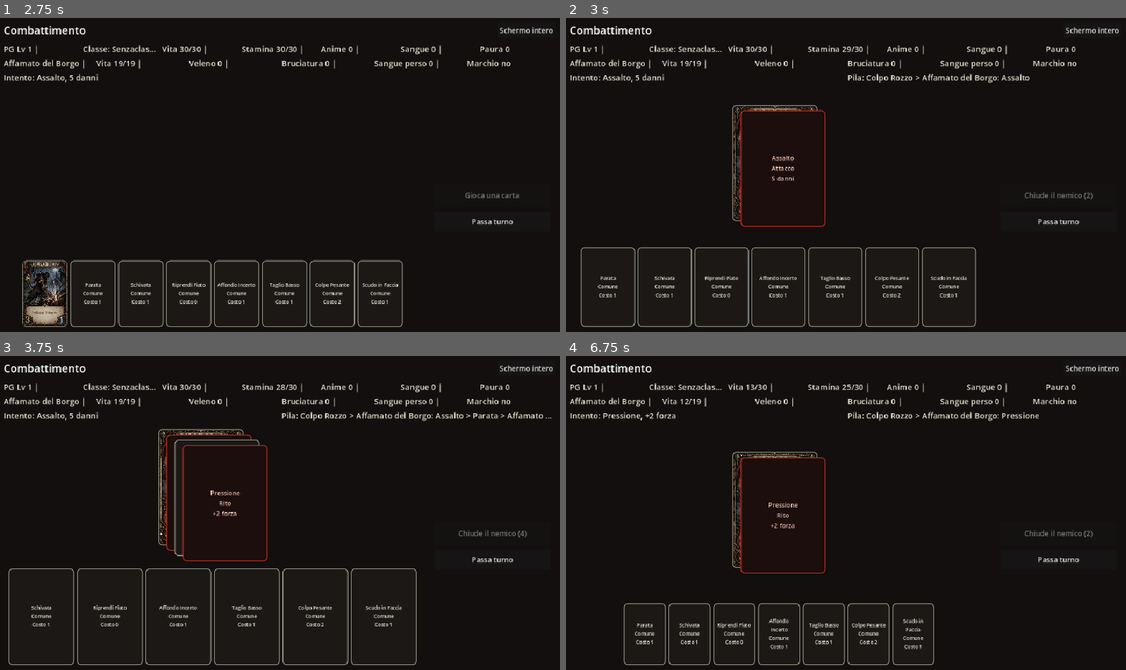
Above: before the commit, frames 1-4 (two rows, left to right).
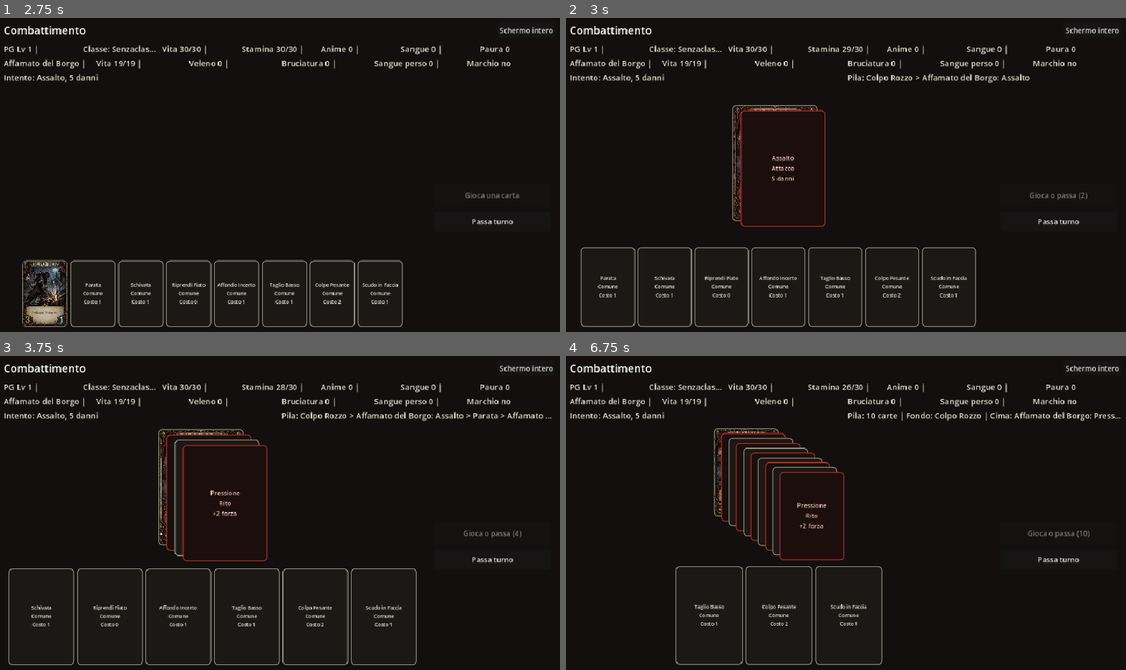
Above: after the commit, the same moments.

Repository: Chivas1504/Gioco
Game: Godot game, scene res://scenes/main.tscn
The game is run twice, just before and just after one commit, with the same random seed, the same clock (stepped at 60 frames per second) and the same inputs.
Inputs (mouse positions are in pixels of both pictures, inside the frame that each line leads up to):
- Up to frame 1 (2.75 s): click "Schermo intero" at 0.5 s; click "Finestra" at 1.25 s; click "Nuova run" at 2 s
- Up to frame 2 (3 s): click "COLPO ROZZO" at 2.75 s
- Up to frame 3 (3.75 s): click "Parata Comune Costo 1" at 3.5 s
- Up to frame 4 (6.75 s): click "Schivata Comune Costo 1" at 4.25 s; click "Riprendi Fiato Comune Costo 0" at 5 s; click "Affondo Incerto Comune Costo 1" at 5.75 s; click (650, 638) at 6.5 s, where only the run before the commit has a clickable "COLPO ROZZO"

Frame 1 is identical in both runs. In frame 2, 0.1% of the frame differs, in the area x 81-95%, y 55-58%; in frame 3, 0.1%; in frame 4, 5.6%, in the area x 6-99%, y 9-99%.

Commit message:
Correggi alternanza turni pila

Diff:
--- a/scripts/combat/combat_state.gd
+++ b/scripts/combat/combat_state.gd
@@ -27,8 +27,8 @@
 var stamina_refilled_after_combat = false
 var enemy_cards_staged_this_round = 0
 var initiative_rng = RandomNumberGenerator.new()
-const ENEMY_MIN_STACK_TO_RESOLVE = 6
-const ENEMY_MAX_STACK_BEFORE_RESOLVE = 11
+const ENEMY_MIN_STACK_TO_RESOLVE = 8
+const ENEMY_MAX_STACK_BEFORE_RESOLVE = 14
 
 func start_combat(p_run_state: RunState, p_enemy: Dictionary) -> void:
 	run_state = p_run_state
@@ -581,13 +581,6 @@
 func _take_enemy_stack_turn(messages: Array) -> void:
 	if ended or stack_turn_owner != "enemy":
 		return
-	if stack_resolver == "enemy" and _enemy_should_resolve_stack():
-		messages.append("%s decide di chiudere la pila." % enemy.get("name", "Nemico"))
-		var resolve_result = resolve_staged_cards(true)
-		var resolve_message = String(resolve_result.get("message", ""))
-		if not resolve_message.is_empty():
-			messages.append(resolve_message)
-		return
 
 	_stage_enemy_card(messages)
 	if ended:
@@ -601,10 +594,6 @@
 
 
 func _enemy_should_resolve_stack_after_play() -> bool:
-	return _enemy_should_resolve_stack_with_roll()
-
-
-func _enemy_should_resolve_stack() -> bool:
 	return _enemy_should_resolve_stack_with_roll()
 
 
--- a/scripts/main.gd
+++ b/scripts/main.gd
@@ -469,7 +469,7 @@
 				end_intent_button.text = "Risolvi pila (%d)" % combat_state.get_staged_card_count()
 				end_intent_button.disabled = false
 			else:
-				end_intent_button.text = "Chiude il nemico (%d)" % combat_state.get_staged_card_count()
+				end_intent_button.text = "Gioca o passa (%d)" % combat_state.get_staged_card_count()
 				end_intent_button.disabled = true
 		else:
 			end_intent_button.text = "Gioca una carta"
